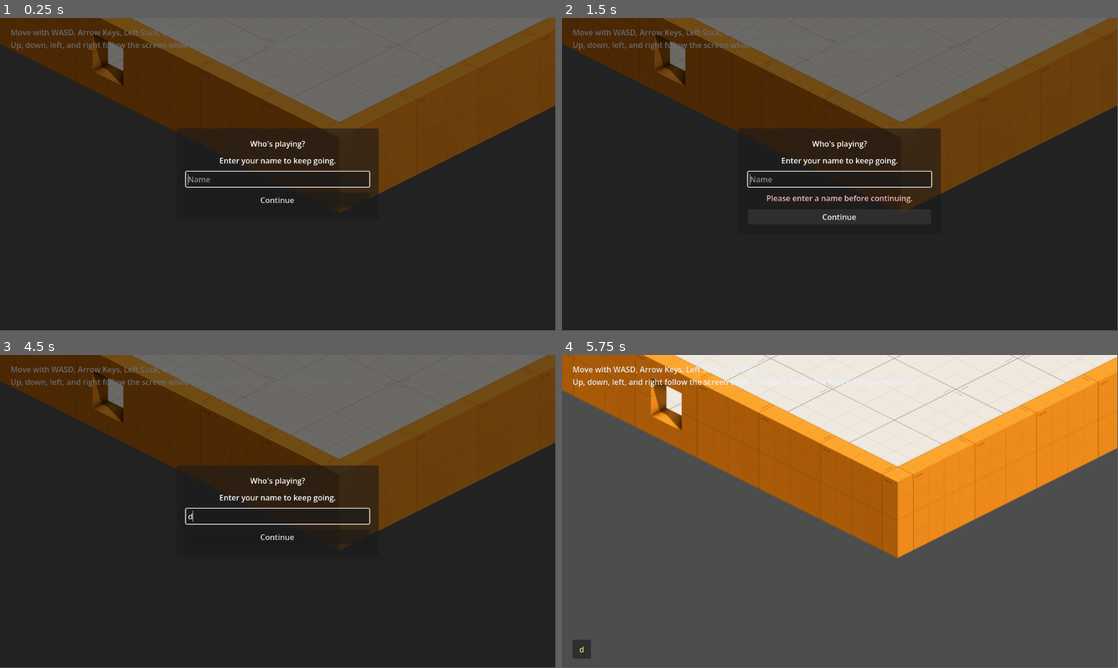
Above: before the commit, frames 1-4 (two rows, left to right).
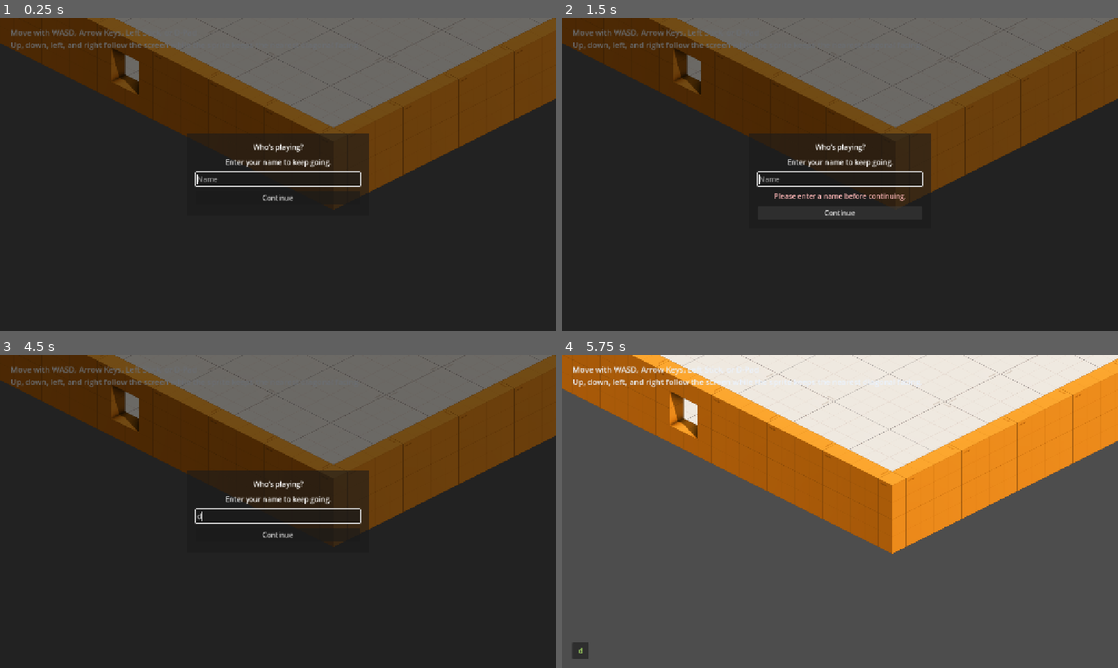
Above: after the commit, the same moments.

Repository: nagolyhprum/deaths-design
Game: Godot game, scene res://scenes/main.tscn
Two runs of this game, one before a commit and one after it. Both use one fixed random seed, a clock stepped at 60 frames per second and the inputs below.
Inputs (mouse positions are in pixels of both pictures, inside the frame that each line leads up to):
- Up to frame 1 (0.25 s): no input
- Up to frame 2 (1.5 s): click "Continue" at 0.5 s; click "Continue" at 1.25 s
- Up to frame 3 (4.5 s): click "Continue" at 2 s; tap Enter at 2.75, 4.25 s; move the mouse to (400, 495) at 2.77 s; hold D (move_right) 2.78-3.5 s; hold Shift 2.78-3.5 s; click (400, 495) at 2.92 s; tap Space at 3.5 s; drag from (166, 527) to (250, 574) at 3.52 s; move the mouse to (333, 442) at 4.27 s; hold D (move_right) from 4.28 s (still down); tap Ctrl at 4.35 s; click (333, 442) at 4.42 s
- Up to frame 4 (5.75 s): release D (move_right) at 5 s; click "Continue" at 5 s
In our replay, the window is 799x449 before the commit and 800x450 after it. These sizes can differ from the game's own. Grey fills any space a smaller window leaves; there, only what the larger window draws over its background counts as a difference.

The runs differ from the first frame. In frame 1, 6.2% of the frame differs, in the area x 0-100%, y 0-63%; in frame 2, 6.7%; in frame 3, 6.2%; in frame 4, 6.8%, in the area x 0-100%, y 0-97%.

Commit message:
Replace manual HUD scaling
Co-authored-by: Copilot <223556219+Copilot@users.noreply.github.com>

Diff:
--- a/project.godot
+++ b/project.godot
@@ -27,6 +27,13 @@
 [editor_plugins]
 
 enabled=PackedStringArray("res://addons/gut/plugin.cfg")
+
+[display]
+
+window/size/viewport_width=1280
+window/size/viewport_height=720
+window/stretch/mode="canvas_items"
+window/stretch/aspect="expand"
 
 [input]
 
--- a/scenes/main.tscn
+++ b/scenes/main.tscn
@@ -21,12 +21,41 @@
 
 [node name="CanvasLayer" type="CanvasLayer" parent="."]
 
-[node name="Instructions" type="Label" parent="CanvasLayer"]
+[node name="HudRoot" type="Control" parent="CanvasLayer"]
+anchor_right = 1.0
+anchor_bottom = 1.0
+mouse_filter = 2
+grow_horizontal = 2
+grow_vertical = 2
+
+[node name="HudMargin" type="MarginContainer" parent="CanvasLayer/HudRoot"]
+anchor_right = 1.0
+anchor_bottom = 1.0
+mouse_filter = 2
 offset_left = 24.0
 offset_top = 20.0
-offset_right = 493.0
-offset_bottom = 76.0
+offset_right = -24.0
+offset_bottom = -20.0
+grow_horizontal = 2
+grow_vertical = 2
+
+[node name="HudVBox" type="VBoxContainer" parent="CanvasLayer/HudRoot/HudMargin"]
+anchor_right = 1.0
+anchor_bottom = 1.0
+mouse_filter = 2
+grow_horizontal = 2
+grow_vertical = 2
+
+[node name="Instructions" type="Label" parent="CanvasLayer/HudRoot/HudMargin/HudVBox"]
 theme_override_colors/font_color = Color(0.92, 0.95, 0.99, 1)
 theme_override_font_sizes/font_size = 18
 text = "Move with WASD, Arrow Keys, Left Stick, or D-Pad
 Up, down, left, and right follow the screen while the sprite keeps the nearest diagonal facing."
+
+[node name="Spacer" type="Control" parent="CanvasLayer/HudRoot/HudMargin/HudVBox"]
+custom_minimum_size = Vector2(0, 0)
+mouse_filter = 2
+size_flags_vertical = 3
+
+[node name="BottomRow" type="HBoxContainer" parent="CanvasLayer/HudRoot/HudMargin/HudVBox"]
+mouse_filter = 2
--- a/scripts/test_level.gd
+++ b/scripts/test_level.gd
@@ -1,19 +1,16 @@
 extends Node2D
 
 # Main scene coordinator. World/building rendering is handled by the WorldGen
-# child (world_gen.tscn). This script manages viewport-responsive UI layout.
+# child (world_gen.tscn). This script manages the HUD flow and username prompt.
 
-const BASE_VIEWPORT_SIZE := Vector2(1280.0, 720.0)
-const INSTRUCTIONS_FONT_SIZE := 18
-const USERNAME_BADGE_FONT_SIZE := 18
-const USERNAME_BADGE_MARGIN := Vector2(24.0, 20.0)
 const USERNAME_PROMPT_WIDTH := 420.0
 const USERNAME_PROMPT_HEIGHT := 190.0
 const USERNAME_PROMPT_BACKGROUND := Color(0.0, 0.0, 0.0, 0.55)
 const USERNAME_PROMPT_ERROR_COLOR := Color(1.0, 0.72, 0.72, 1.0)
 
 @onready var canvas_layer: CanvasLayer = $CanvasLayer
-@onready var instructions: Label = $CanvasLayer/Instructions
+@onready var hud_root: Control = $CanvasLayer/HudRoot
+@onready var hud_bottom_row: HBoxContainer = $CanvasLayer/HudRoot/HudMargin/HudVBox/BottomRow
 @onready var player: CharacterBody2D = $WorldGen/Player
 
 var _username_badge: PanelContainer
@@ -24,45 +21,17 @@
 
 
 func _ready() -> void:
-	get_viewport().size_changed.connect(_on_viewport_size_changed)
 	_build_username_badge()
 	_build_username_prompt()
-	_layout_hud()
 	Callable(self, "_show_username_prompt_if_needed").call_deferred()
-
-
-func _on_viewport_size_changed() -> void:
-	_layout_hud()
-
-
-func _layout_hud() -> void:
-	var viewport_size := get_viewport_rect().size
-	if viewport_size == Vector2.ZERO:
-		return
-
-	var scale := maxf(viewport_size.x / BASE_VIEWPORT_SIZE.x, 0.25)
-	instructions.position = Vector2(24.0, 20.0) * scale
-	instructions.add_theme_font_size_override(
-		"font_size", maxi(int(INSTRUCTIONS_FONT_SIZE * scale), 10)
-	)
-	_username_badge_label.add_theme_font_size_override(
-		"font_size", maxi(int(USERNAME_BADGE_FONT_SIZE * scale), 10)
-	)
-
-	var badge_size := _username_badge.get_combined_minimum_size()
-	_username_badge.size = badge_size
-	var badge_margin := USERNAME_BADGE_MARGIN * scale
-	_username_badge.position = Vector2(
-		badge_margin.x,
-		viewport_size.y - badge_size.y - badge_margin.y
-	)
 
 
 func _build_username_badge() -> void:
 	_username_badge = PanelContainer.new()
 	_username_badge.name = "UsernameBadge"
 	_username_badge.visible = false
-	canvas_layer.add_child(_username_badge)
+	_username_badge.mouse_filter = Control.MOUSE_FILTER_IGNORE
+	hud_bottom_row.add_child(_username_badge)
 
 	var content_margin := MarginContainer.new()
 	content_margin.add_theme_constant_override("margin_left", 14)
@@ -82,7 +51,7 @@
 	_username_overlay.visible = false
 	_username_overlay.mouse_filter = Control.MOUSE_FILTER_STOP
 	_username_overlay.set_anchors_and_offsets_preset(Control.PRESET_FULL_RECT)
-	canvas_layer.add_child(_username_overlay)
+	hud_root.add_child(_username_overlay)
 
 	var blocker := ColorRect.new()
 	blocker.color = USERNAME_PROMPT_BACKGROUND
@@ -189,4 +158,3 @@
 	_username_badge_label.text = GameParams.username
 	_username_badge_label.add_theme_color_override("font_color", GameParams.player_color)
 	_username_badge.visible = GameParams.has_username()
-	_layout_hud()
Not shown, added: task-records/2026-04-25-10-03-ui-stretch-layout/notes.md
Not shown, added: task-records/2026-04-25-10-03-ui-stretch-layout/original-prompt.md
